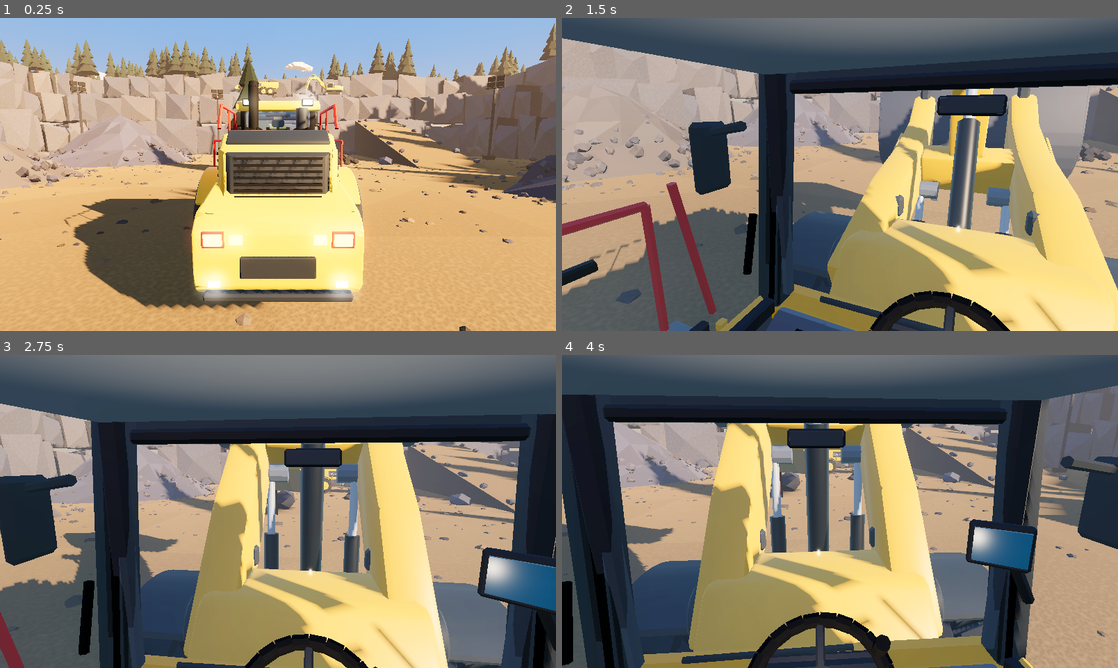
Above: before the commit, frames 1-4 (two rows, left to right).
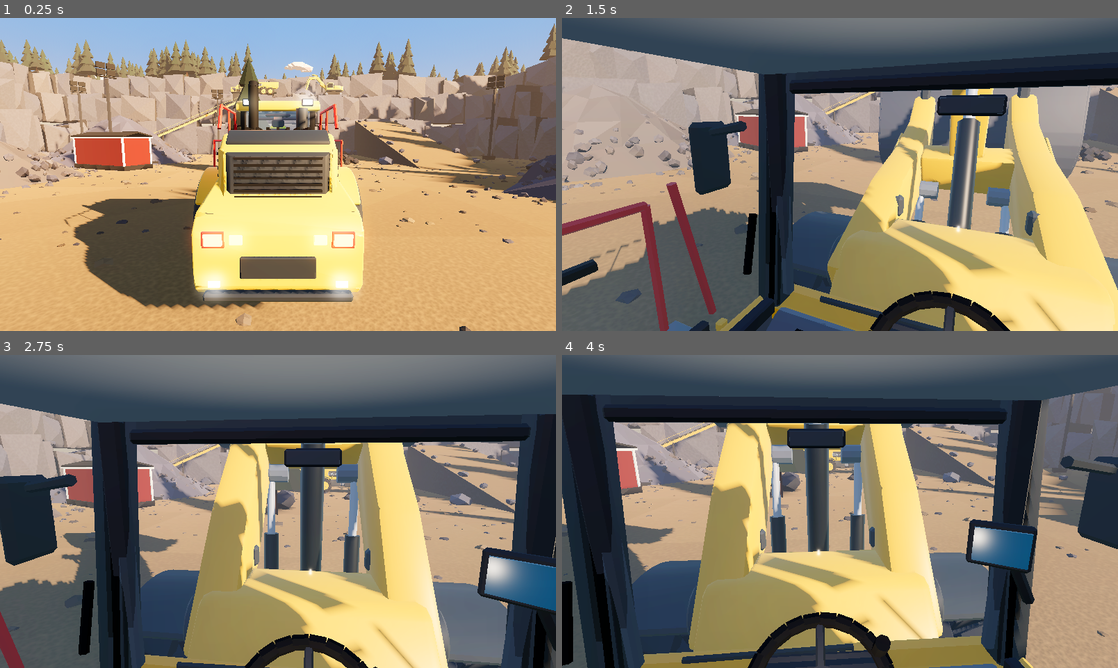
Above: after the commit, the same moments.

Repository: zooper/dirt-work
Game: Godot game, scene res://scenes/levels/quarry.tscn
The game is run twice, just before and just after one commit, with the same random seed, the same clock (stepped at 60 frames per second) and the same inputs.
Inputs (mouse positions are in pixels of both pictures, inside the frame that each line leads up to):
- Up to frame 1 (0.25 s): no input
- Up to frame 2 (1.5 s): tap Enter at 0.5 s; move the mouse to (867, 174) at 0.52 s; hold C (camera_switch) 0.53-1.28 s; hold J (lift_up) from 0.53 s (still down); move the mouse to (812, 174) at 1.27 s; tap Page Up (camera_zoom_in) at 1.35 s
- Up to frame 3 (2.75 s): keep holding J (lift_up); move the mouse to (289, 505) at 2.02 s; hold Page Down (camera_zoom_out) from 2.03 s (still down)
- Up to frame 4 (4 s): keep holding J (lift_up); move the mouse to (834, 517) at 2.77 s; release Page Down (camera_zoom_out) at 2.78 s; tap 2 (cruise_faster) at 2.85 s; move the mouse to (878, 514) at 3.52 s; hold 1 (cruise_slower) from 3.53 s (still down)

The runs differ from the first frame. In frame 1, 2.4% of the frame differs, in the area x 9-44%, y 13-49%; in frame 2, 0.9%; in frame 3, 1.2%; in frame 4, 0.8%.

Commit message:
feat(world): in-pit feed line (feeder hopper, conveyors over the first bench, transfer tower), red site cabin + floodlight in the pit

Diff:
--- a/scripts/world/site_props.gd
+++ b/scripts/world/site_props.gd
@@ -32,6 +32,7 @@
 	_yard_clutter(Vector3(22, 0, 60))
 	_loading_bay(LOADING_BAY, LOADING_BAY_YAW)
 	_upper_bench()
+	_pit_plant()
 
 	add_child(_solid.to_instance("SiteSolid"))
 	var glow := _glow.to_instance("SiteGlow", false)
@@ -210,6 +211,31 @@
 	_floodlight(hauler + r * Vector3(-10.0, 0, 16.0))
 
 
+## In-pit feed line behind the loading bay (reference: conveyors climbing the
+## benches at the back left): a feeder hopper by the west pile, a conveyor up
+## over the first bench to a transfer tower, and the red site cabin in front.
+func _pit_plant() -> void:
+	var feeder := Vector3(-30, 0, -33)
+	_box(feeder + Vector3(0, 1.2, 0), Vector3(3.2, 2.4, 3.2), Palette.MACHINE_DARK.lightened(0.1), Basis.IDENTITY, true)
+	var hp := PackedVector3Array()
+	for v in [Vector3(-1.4, 2.4, -1.4), Vector3(1.4, 2.4, -1.4), Vector3(1.4, 2.4, 1.4), Vector3(-1.4, 2.4, 1.4),
+			Vector3(-2.4, 4.0, -2.4), Vector3(2.4, 4.0, -2.4), Vector3(2.4, 4.0, 2.4), Vector3(-2.4, 4.0, 2.4)]:
+		hp.append(feeder + v)
+	_solid.add_hull(hp, Palette.MACHINE_YELLOW)
+	_rails(feeder + Vector3(0, 4.0, 0), 4.8, 4.8)
+	var tower := Vector3(-8, 7.0, -45)
+	_conveyor(feeder + Vector3(1.5, 1.6, -1.0), tower + Vector3(0, 5.2, 0))
+	for sx in [-1.0, 1.0]:
+		for sz in [-1.0, 1.0]:
+			_box(tower + Vector3(sx * 1.6, 2.2, sz * 1.6), Vector3(0.25, 4.4, 0.25), Palette.MACHINE_STEEL)
+	_box(tower + Vector3(0, 5.2, 0), Vector3(3.6, 1.8, 3.6), Palette.MACHINE_DARK.lightened(0.1))
+	_box(tower + Vector3(0, 6.2, 0), Vector3(4.2, 0.15, 4.2), Palette.MACHINE_STEEL)
+	_rails(tower + Vector3(0, 6.25, 0), 4.2, 4.2)
+	_conveyor(tower + Vector3(1.5, 4.6, 0.5), tower + Vector3(14.0, 1.0, 1.5))   # out along the bench
+	_cabin(Vector3(-19, 0, -13), -0.42)
+	_floodlight(Vector3(-22, 0, -18))
+
+
 ## Working face on the second bench (y = 14) above the loading bay: the
 ## BenchExcavator (quarry.tscn) digs this blasted-rock heap and loads BenchHauler.
 func _upper_bench() -> void:
Binary file changed: docs/reviews/2026-11-12-pit-showcase/hero.jpg
Not shown, changed: docs/reviews/2026-11-12-pit-showcase/REVIEW.md
